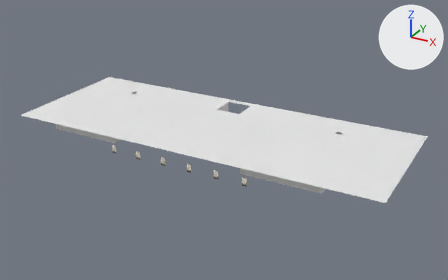
One commit to the Blender file sources/Assets/models/floor01.blend: the scene before it, then after it.
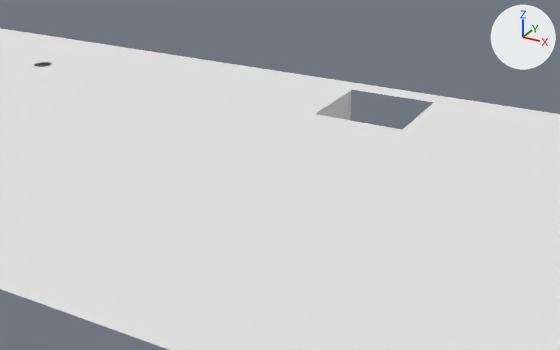
Each version is shown whole from a 50 mm camera at (95.8, -176.3, 81.0) aimed at (6.0, -13.1, -0.6), then close up from a 50 mm camera at (26.7, -63.0, 28.1) aimed at (-6.3, -3.1, -1.9). Arrows for +X, +Y and +Z are at upper right; the lights stay in place.

The scene before the commit, as lines of its bpy script (objects in view):
```python
me_cylinder = bpy.data.meshes.new('Cylinder')
me_cylinder.from_pydata(...)  # a 16-sided cylinder along z spanning x -1.0..1.0, y -1.0..1.0, z -1.75..1.75
me_cylinder.polygons.foreach_set('use_smooth', [True] * 18)
me_cylinder.materials.append(mat_walls01)  # its picture is missing
me_plane_009 = bpy.data.meshes.new('Plane.009')
me_plane_009.from_pydata([(0.0, -5.5, -1.75), (0.0, 5.5, -1.75), (0.0, -5.5, 1.75), (0.0, 5.5, 1.75)], [], [(1, 3, 2, 0)])
me_plane_009.materials.append(mat_walls01)  # its picture is missing
me_plane_021 = bpy.data.meshes.new('Plane.021')
me_plane_021.from_pydata(...)  # 64 vertices, 18 faces; spans x -1.0..3.0, y -1.0..13.0, z 0.0
me_plane_021.materials.append(mat_ceiling01)  # its picture is missing
# before: 6 (1.0, 13.0, 0.0) at pixel (422, 93), 7 (1.0, 12.3, 0.0) at pixel (414, 99), 8 (0.78, 12.3, 0.0) at pixel (352, 89), 11 (-1.0, 13.0, 0.0), 18 (1.06, 12.3, 0.0) at pixel (433, 102)
# before: 19 (1.0, 12.3, 0.0) at pixel (414, 99), 20 (1.0, 13.0, 0.0) at pixel (422, 93), 21 (3.0, 13.0, 0.0)
ob_cylinder = bpy.data.objects.new('Cylinder', me_cylinder)
ob_cylinder.location = (-40.0, 1.0, 1.75)
ob_plane_021 = bpy.data.objects.new('Plane.021', me_plane_021)
ob_plane_021.location = (-29.0, -33.0, 3.5)
ob_plane_021.scale = (31.4, 3.45, 1.0)
ob_plane_055 = bpy.data.objects.new('Plane.055', me_plane_009)
ob_plane_055.location = (-4.55, 5.0, 1.75)
ob_plane_055.rotation_euler = (0.0, 0.0, -3.142)  # degrees (0, 0, -180)
ob_plane_055.scale = (1.0, 0.809, 1.0)
```
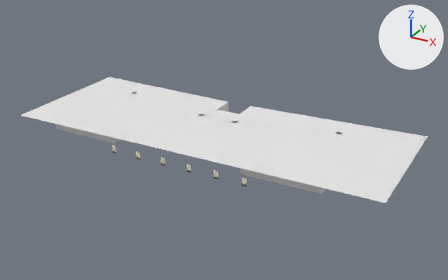
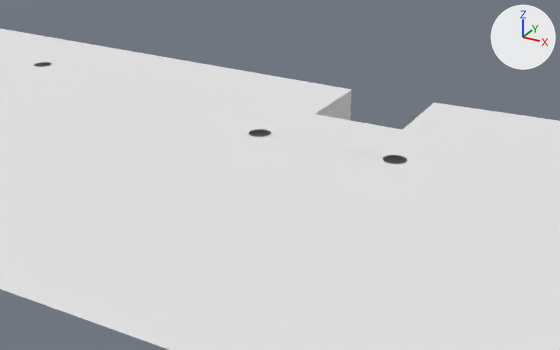
Where the change shows, as pixel boxes [x1, y1, x2, y2] in the close-ups (560 x 350 px):
```json
{"object": "Plane.021", "change": "reshaped", "before": [0, 28, 560, 350], "after": [0, 29, 560, 350]}
{"object": "Cylinder.003", "change": "added", "after": [383, 155, 407, 164]}
{"object": "Cylinder.002", "change": "added", "after": [249, 129, 271, 137]}
{"part": 1, "of": "me_plane_021", "change": "deleted", "before": [0, 28, 560, 121]}
```

Edits to the scene script, one JSON object a line:
```json
{"block": "me_plane_021", "where": "me_plane_021.from_pydata(...)  # 64 vertices, 18 faces; spans x -1.0..3.0, y -1.0..13.0, z 0.0"}
{"block": "me_plane_021", "where": "# used by ob_plane_021; location = (-29.0, -33.0, 3.5); scale = (31.4, 3.45, 1.0)"}
{"block": "me_plane_021", "where": "# verts and faces of me_plane_021; kept vertices keep their numbers, new ones are numbered from 64"}
{"block": "me_plane_021", "change": "me_plane_021 part 1"}
{"op": "add", "block": "me_plane_021", "code": "delete_vertices([6, 7, 19, 20])  # with the faces that use them"}
{"op": "add", "block": "ob_cylinder_002", "code": ["ob_cylinder_002 = bpy.data.objects.new('Cylinder.002', me_cylinder.copy())  # the mesh of ob_cylinder", "ob_cylinder_002.location = (-6.45, -6.45, 1.75)"]}
{"op": "add", "block": "ob_cylinder_003", "code": ["ob_cylinder_003 = bpy.data.objects.new('Cylinder.003', me_cylinder.copy())  # the mesh of ob_cylinder", "ob_cylinder_003.location = (6.45, -6.45, 1.75)"]}
```
